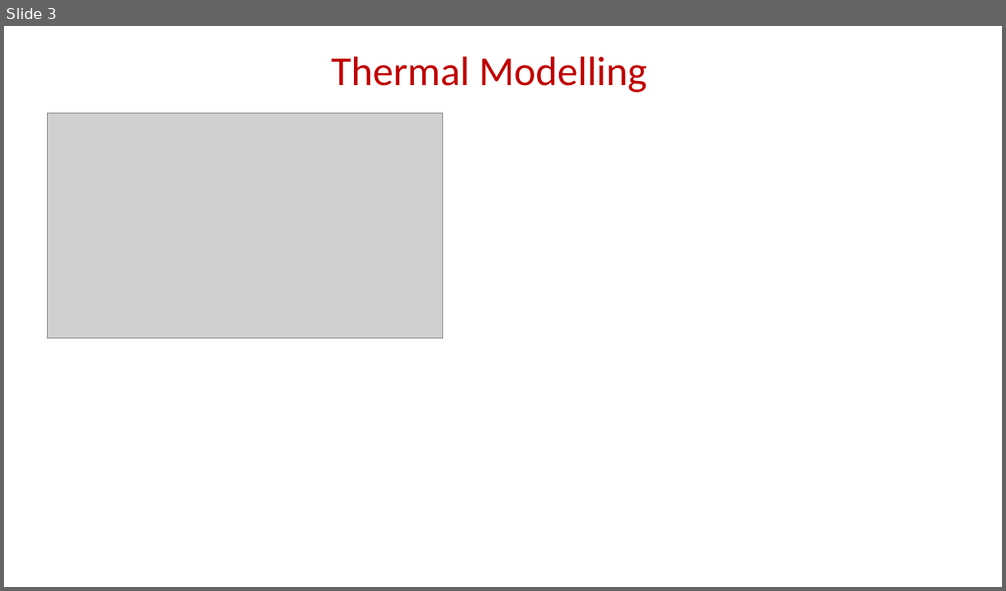
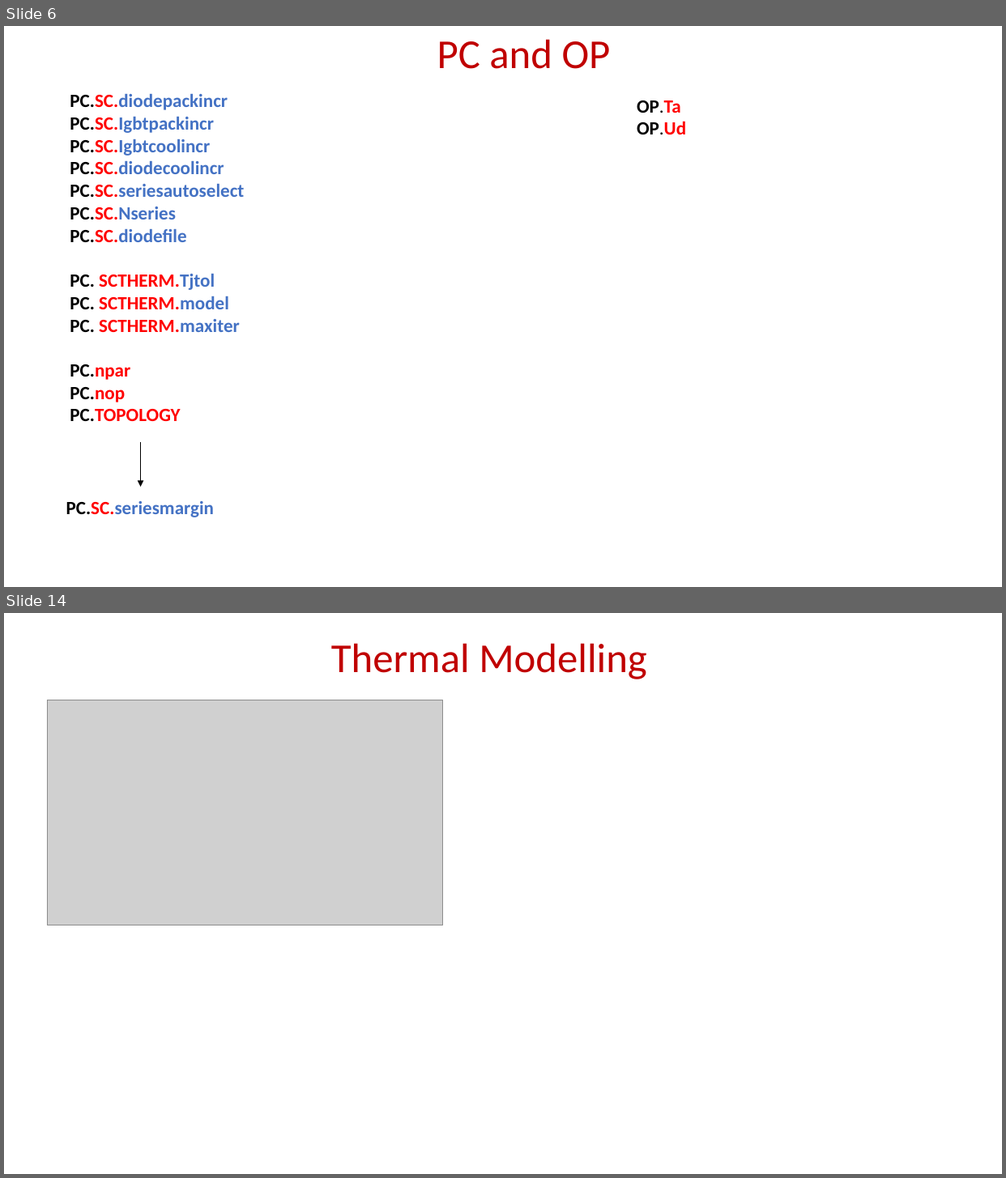
Before and after one commit to EnesAyaz/KTH, a slide deck: Weekly-Reports/IterativeSolutuon.pptx. Shown one above the other, each under a label of ours: slide 3 before the commit, slides 6 and 14 after it; the slides between them are not shown. The pictures are 1006x591 and 1006x1178 pixels, drawn with LibreOffice and Linux fonts; fonts in the diff are those of the drawing; grey boxes stand for pictures. Boxes give left, top, right and bottom in pixels: in the first picture for what was removed or moved away, otherwise in the second. Text is boxed around its words. In the diff, an @@ line names an element or a change of style, - is before the commit and + after.

```diff
--- a/Weekly-Reports/IterativeSolutuon.pptx
+++ b/Weekly-Reports/IterativeSolutuon.pptx
@@ slide 6 added at (4,26,1002,587), background #FFFFFF @@
@@ title added at (437,39,611,69), 39.6 pt, text #C00000 @@
+PC and OP
@@ text added at (70,94,244,421), 18 pt, text #4472C4, bold @@
+PC.SC.diodepackincr
+PC.SC.Igbtpackincr
+PC.SC.Igbtcoolincr
+PC.SC.diodecoolincr
+PC.SC.seriesautoselect
+PC.SC.Nseries
+PC.SC.diodefile
+PC. SCTHERM.Tjtol
+PC. SCTHERM.model
+PC. SCTHERM.maxiter
+PC.npar
+PC.nop
+PC.TOPOLOGY
@@ text added at (637,101,686,135), 18 pt, text #000000, bold @@
+OP.Ta
+OP.Ud
@@ arrow added from (140, 443) to (140, 487), #000000 0.5 pt @@
@@ text added at (66,501,215,518), 18 pt, text #4472C4, bold @@
+PC.SC.seriesmargin
@@ what was slide 3 is now slide 14 @@
```
Also in this commit, not shown: 1 slide changed, 9 other slides added, 1 slide removed, 7 other files.
